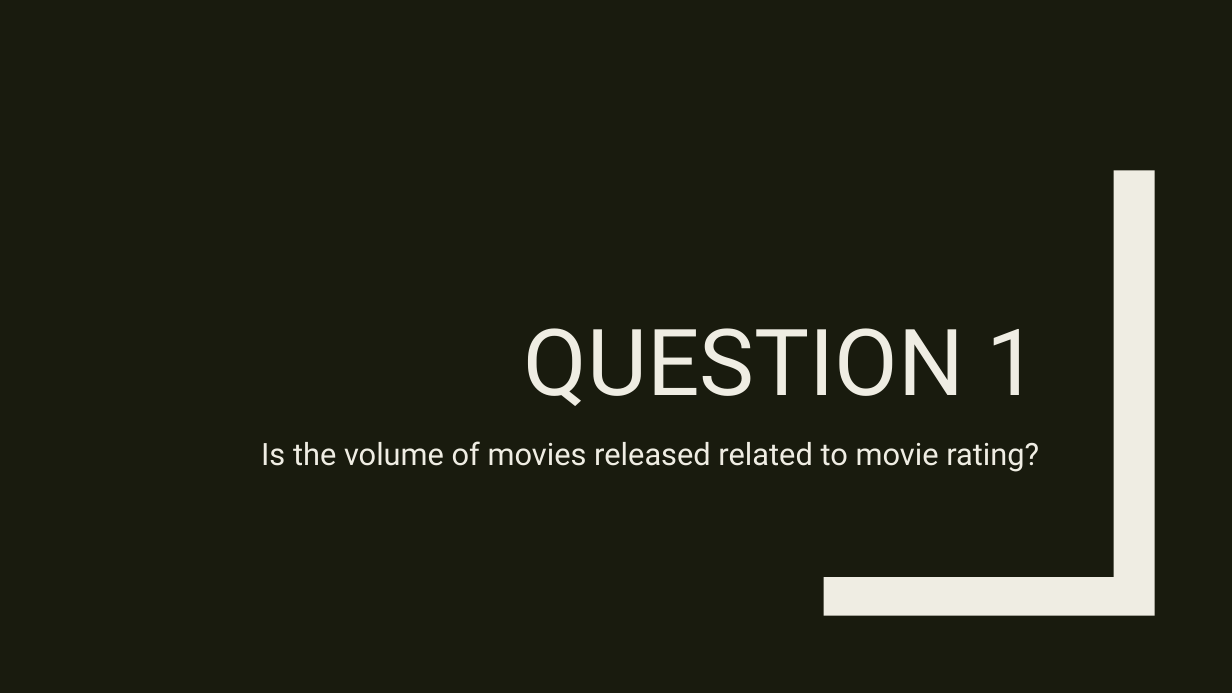
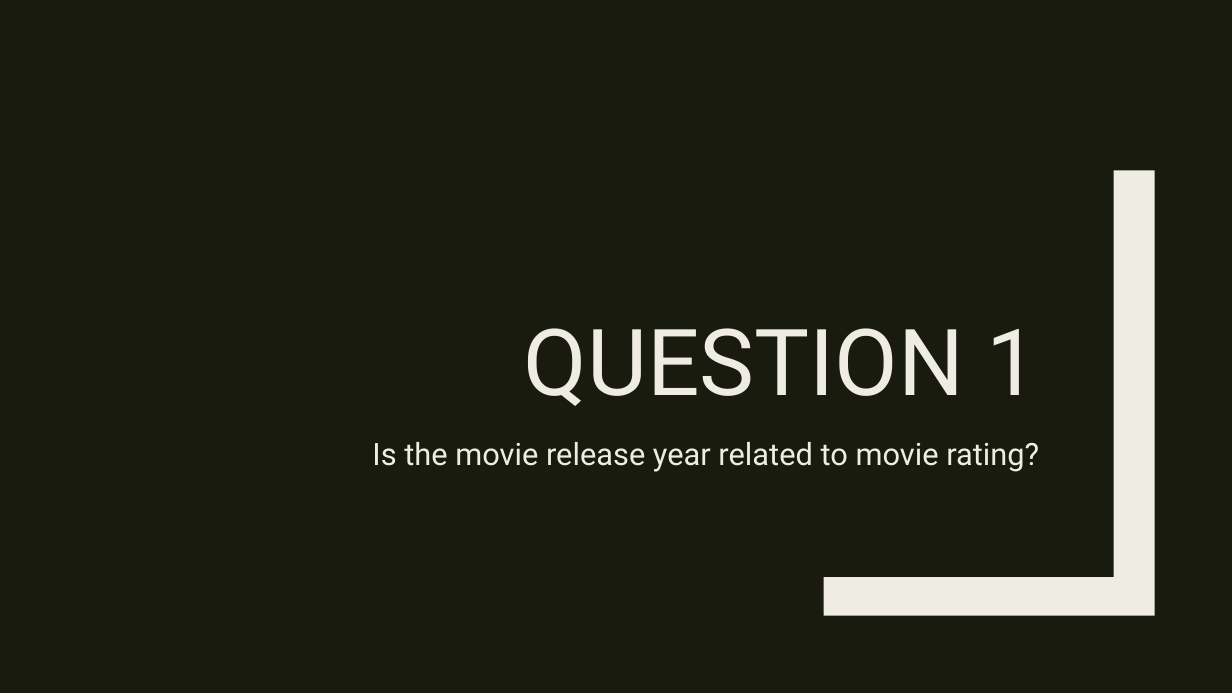
Before and after one commit to Zannyo/data-project-1, a slide deck: slide 8 of Presentation.pptx. Drawn at 1232x693 pixels with LibreOffice and Linux fonts; fonts in the diff are those of the drawing. Boxes give left, top, right and bottom in pixels: in the first picture for what was removed or moved away, otherwise in the second. Text is boxed around its words. In the diff, an @@ line names an element or a change of style, - is before the commit and + after.

```diff
--- a/Presentation.pptx
+++ b/Presentation.pptx
@@ text at (x1=372, y1=442, x2=1039, y2=472): text changed @@
-Is the volume of movies released related to movie rating?
+Is the movie release year related to movie rating?
```
Also in this commit, not shown: 2 other slides changed, 1 slide removed, 2 other files.
